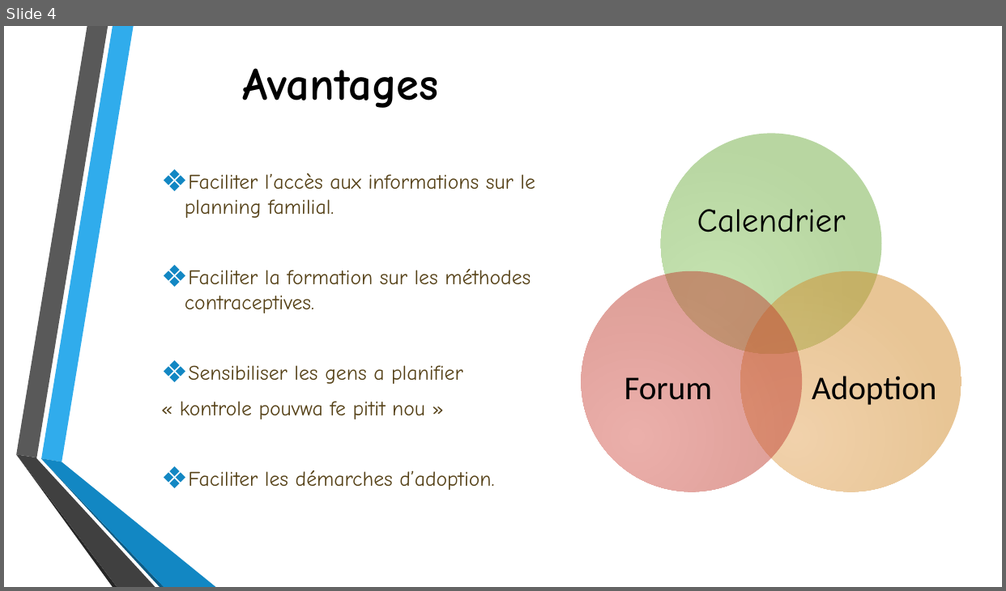
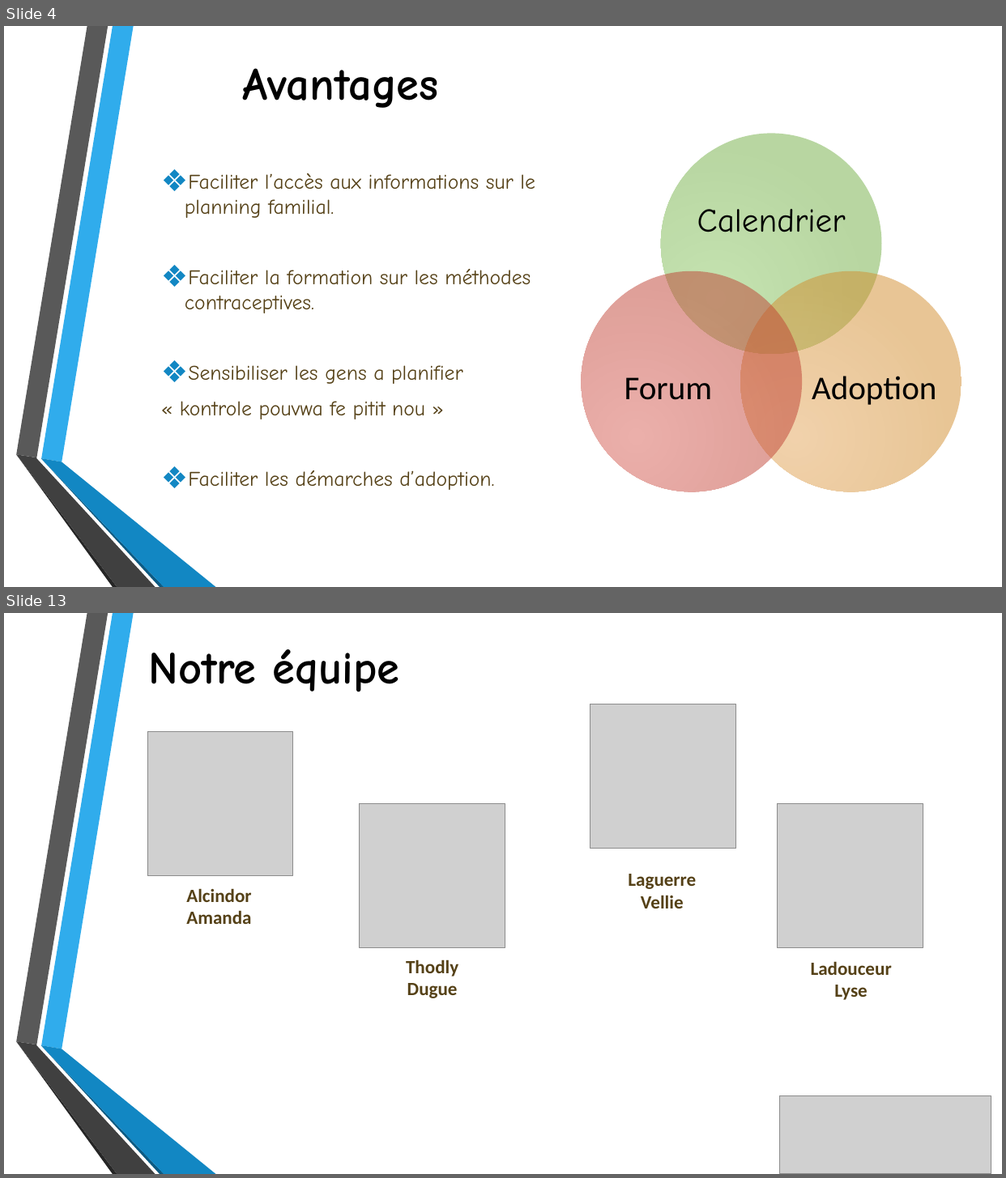
Before and after one commit to LysAMa/womenHackathon, a slide deck: Presentation/Chwa PaN’ - presentation2.pptx. Shown one above the other, each under a label of ours: slide 4 before the commit, slides 4 and 13 after it; the slides between them are not shown. The pictures are 1006x591 and 1006x1178 pixels, drawn with LibreOffice and Linux fonts; fonts in the diff are those of the drawing; grey boxes stand for pictures; background and template pictures are left out. Boxes give left, top, right and bottom in pixels: in the first picture for what was removed or moved away, otherwise in the second. Text is boxed around its words. In the diff, an @@ line names an element or a change of style, - is before the commit and + after.

```diff
--- a/Presentation/Chwa PaN’ - presentation2.pptx
+++ b/Presentation/Chwa PaN’ - presentation2.pptx
@@ slide 13 added at (4,613,1002,1174), background picture (left out); not listed: 6 template elements that a slide beside it also shows @@
@@ title added at (149,649,400,692), 44 pt, text #000000, bold @@
+Notre équipe
@@ picture added at (590,705,735,849) @@
@@ picture added at (147,731,292,875) @@
@@ picture added at (360,804,505,948) @@
@@ picture added at (778,804,923,948) @@
@@ text added at (628,874,696,909), 18 pt, text #554117, bold @@
+Laguerre
+Vellie
@@ text added at (186,888,251,924), 18 pt, text #554117, bold @@
+Alcindor Amanda
@@ text added at (406,960,458,999), 18 pt, text #554117, bold @@
+Thodly Dugue
@@ text added at (811,961,892,1000), 18 pt, text #554117, bold @@
+Ladouceur
+Lyse
@@ picture added at (780,1097,991,1174) @@
```
Also in this commit, not shown: 7 slides changed, 2 other slides added, 4 slides removed.
